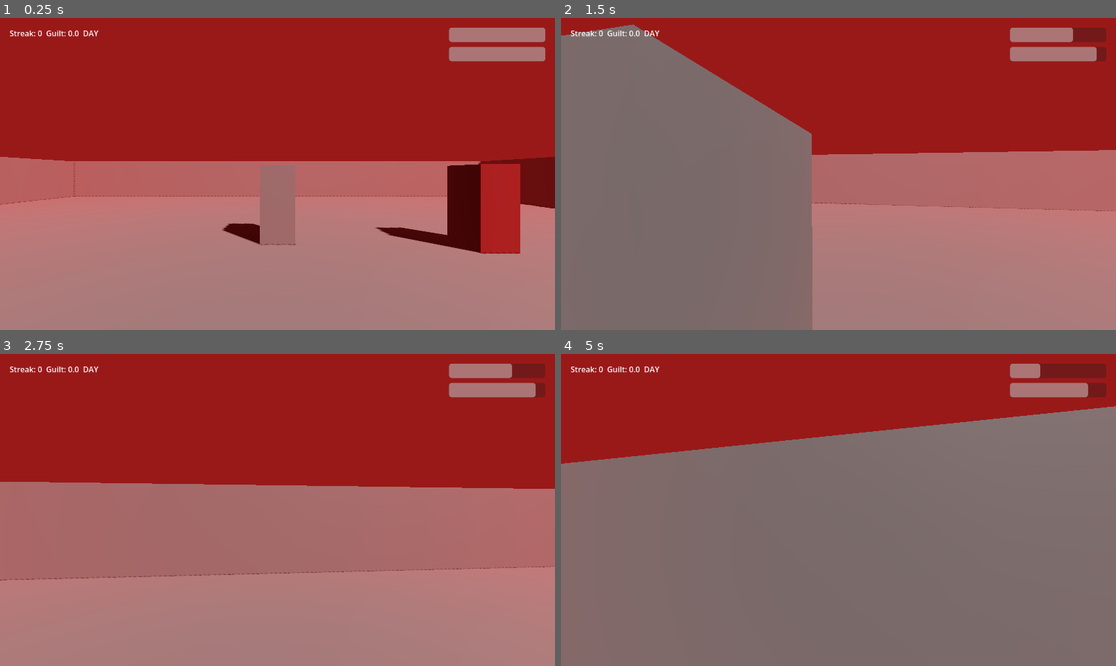
Above: before the commit, frames 1-4 (two rows, left to right).
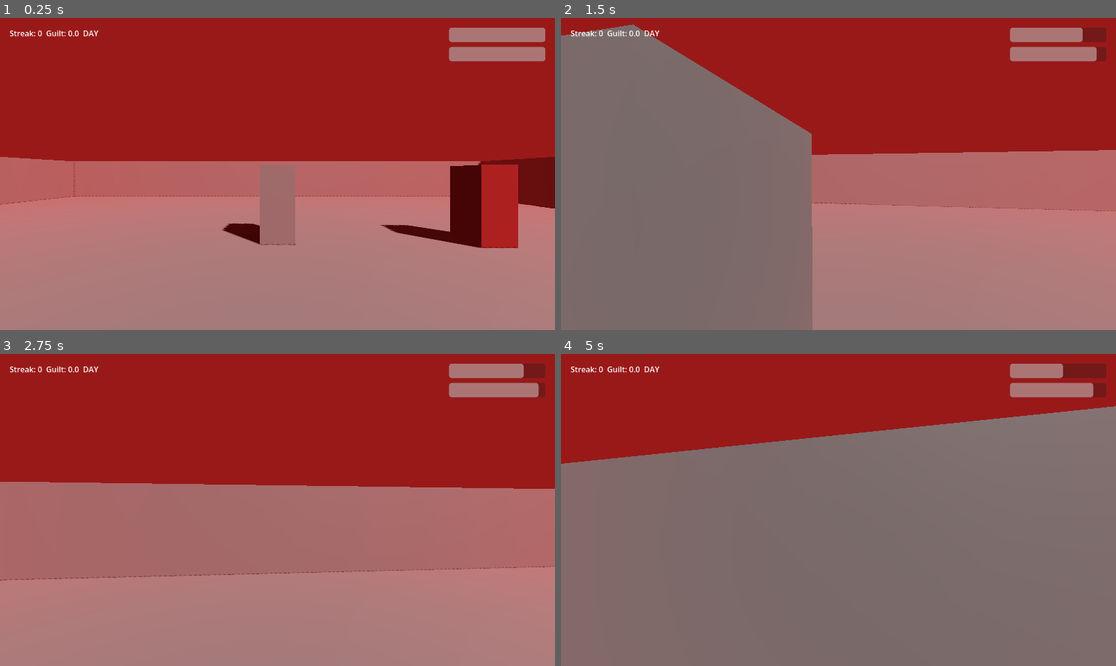
Above: after the commit, the same moments.

Repository: lmToT27/ZaWar
Game: Godot game, scene res://scenes/main.tscn
Same seed, same stepped clock (60 frames per second), same inputs: the game is played once before the commit and once after it.
Inputs (mouse positions are in pixels of both pictures, inside the frame that each line leads up to):
- Up to frame 1 (0.25 s): no input
- Up to frame 2 (1.5 s): move the mouse to (866, 174) at 0.52 s; press the mouse at (866, 174) at 0.53 s; hold W (move_forward) from 0.53 s (still down); tap Space (jump) at 0.77 s; move the mouse to (810, 174) at 1.27 s; release the mouse at (810, 174) at 1.28 s; tap G (drop_weapon) at 1.35 s
- Up to frame 3 (2.75 s): keep holding W (move_forward); tap Space (jump) at 1.52 s; move the mouse to (288, 503) at 2.02 s; hold R (sheathe) from 2.03 s (still down)
- Up to frame 4 (5 s): keep holding W (move_forward); move the mouse to (832, 516) at 2.77 s; release R (sheathe) at 2.78 s; click (832, 516) at 2.85 s; tap Space (jump) at 3.02, 3.77, 4.52 s; move the mouse to (877, 513) at 3.52 s; hold G (drop_weapon) 3.53-4.28 s; move the mouse to (794, 506) at 4.27 s; tap R (sheathe) at 4.35 s

The runs differ from the first frame. In frame 1, 0.8% of the frame differs, in the area x 67-94%, y 46-76%; in frame 2, less than 0.1%; in frame 3, 0.1%; in frame 4, 0.2%.

Commit message:
feat: better enemies movement

Diff:
--- a/scenes/enemy/enemy.gd
+++ b/scenes/enemy/enemy.gd
@@ -6,6 +6,7 @@
 const OBSERVE_STREAK_THRESHOLD: int = 3
 
 @export var move_speed: float = 3.0
+@export var speed_variance: float = 0.15
 @export var attack_range: float = 1.5
 @export var attack_damage_day: float = 10.0
 @export var attack_damage_night: float = 18.0
@@ -13,6 +14,7 @@
 @export var stun_duration: float = 0.8
 @export var max_health: float = 60.0
 @export var target_update_interval: float = 0.2
+@export var approach_offset_radius: float = 1.5
 
 @onready var nav_agent: NavigationAgent3D = $NavigationAgent3D
 
@@ -23,10 +25,15 @@
 var _attack_cooldown_timer: float = 0.0
 var _stun_timer: float = 0.0
 var _target_update_timer: float = 0.0
+var _approach_offset: Vector3 = Vector3.ZERO
 
 func _ready() -> void:
 	add_to_group("enemy")
 	health = max_health
+	move_speed *= randf_range(1.0 - speed_variance, 1.0 + speed_variance)
+	_target_update_timer = randf_range(0.0, target_update_interval)
+	var angle := randf() * TAU
+	_approach_offset = Vector3(cos(angle), 0.0, sin(angle)) * randf_range(0.0, approach_offset_radius)
 
 func _physics_process(delta: float) -> void:
 	if player == null:
@@ -50,7 +57,7 @@
 	_target_update_timer -= delta
 	if _target_update_timer <= 0.0:
 		_target_update_timer = target_update_interval
-		nav_agent.target_position = player.global_position
+		nav_agent.target_position = player.global_position + _approach_offset
 
 	if global_position.distance_to(player.global_position) <= attack_range:
 		velocity = Vector3.ZERO
--- a/scenes/main.tscn
+++ b/scenes/main.tscn
@@ -1,6 +1,6 @@
-[gd_scene load_steps=8 format=3]
+[gd_scene format=3 uid="uid://kdr4l85kdwly"]
 
-[ext_resource type="Script" path="res://scenes/main.gd" id="1"]
+[ext_resource type="Script" uid="uid://bhhlxw5l1vbbo" path="res://scenes/main.gd" id="1"]
 [ext_resource type="PackedScene" path="res://scenes/world/level_greybox.tscn" id="2"]
 [ext_resource type="PackedScene" path="res://scenes/player/player.tscn" id="3"]
 [ext_resource type="PackedScene" path="res://scenes/enemy/dummy_enemy.tscn" id="4"]
@@ -14,30 +14,30 @@
 fog_light_color = Color(0.6, 0.1, 0.1, 1)
 fog_density = 0.03
 
-[node name="Main" type="Node3D"]
+[node name="Main" type="Node3D" unique_id=107825556]
 script = ExtResource("1")
 
-[node name="WorldEnvironment" type="WorldEnvironment" parent="."]
+[node name="WorldEnvironment" type="WorldEnvironment" parent="." unique_id=853245136]
 environment = SubResource("Environment_1")
 
-[node name="LevelGreybox" parent="." instance=ExtResource("2")]
+[node name="LevelGreybox" parent="." unique_id=20398077 instance=ExtResource("2")]
 
-[node name="Player" parent="." instance=ExtResource("3")]
+[node name="Player" parent="." unique_id=1868289547 instance=ExtResource("3")]
 transform = Transform3D(1, 0, 0, 0, 1, 0, 0, 0, 1, 0, 1, 0)
 
-[node name="DummyEnemy" parent="." instance=ExtResource("4")]
+[node name="DummyEnemy" parent="." unique_id=1769342058 instance=ExtResource("4")]
 transform = Transform3D(1, 0, 0, 0, 1, 0, 0, 0, 1, 0, 0.5, -5)
 
-[node name="Enemy" parent="." instance=ExtResource("5")]
+[node name="Enemy" parent="." unique_id=265807403 instance=ExtResource("5")]
 transform = Transform3D(1, 0, 0, 0, 1, 0, 0, 0, 1, 5, 0.5, -5)
 
-[node name="EnemySpawner" parent="." instance=ExtResource("6")]
+[node name="EnemySpawner" parent="." unique_id=585855404 instance=ExtResource("6")]
 
-[node name="DayNightTimer" type="Timer" parent="."]
+[node name="DayNightTimer" type="Timer" parent="." unique_id=1778598440]
 
-[node name="UI" type="CanvasLayer" parent="."]
+[node name="UI" type="CanvasLayer" parent="." unique_id=101185672]
 
-[node name="HealthBar" type="ProgressBar" parent="UI"]
+[node name="HealthBar" type="ProgressBar" parent="UI" unique_id=2027060369]
 anchors_preset = 1
 anchor_left = 1.0
 anchor_right = 1.0
@@ -45,11 +45,10 @@
 offset_top = 20.0
 offset_right = -20.0
 offset_bottom = 50.0
-max_value = 100.0
 value = 100.0
 show_percentage = false
 
-[node name="StaminaBar" type="ProgressBar" parent="UI"]
+[node name="StaminaBar" type="ProgressBar" parent="UI" unique_id=1390897255]
 anchors_preset = 1
 anchor_left = 1.0
 anchor_right = 1.0
@@ -57,21 +56,20 @@
 offset_top = 60.0
 offset_right = -20.0
 offset_bottom = 90.0
-max_value = 100.0
 value = 100.0
 show_percentage = false
 
-[node name="StatusLabel" type="Label" parent="UI"]
+[node name="StatusLabel" type="Label" parent="UI" unique_id=1122863328]
 offset_left = 20.0
 offset_top = 20.0
 offset_right = 320.0
 offset_bottom = 50.0
 text = "Streak: 0  Guilt: 0.0  DAY"
 
-[node name="FadeOverlay" type="ColorRect" parent="UI"]
+[node name="FadeOverlay" type="ColorRect" parent="UI" unique_id=1713892077]
+modulate = Color(1, 1, 1, 0)
 anchors_preset = 15
 anchor_right = 1.0
 anchor_bottom = 1.0
 mouse_filter = 2
 color = Color(0, 0, 0, 1)
-modulate = Color(1, 1, 1, 0)
